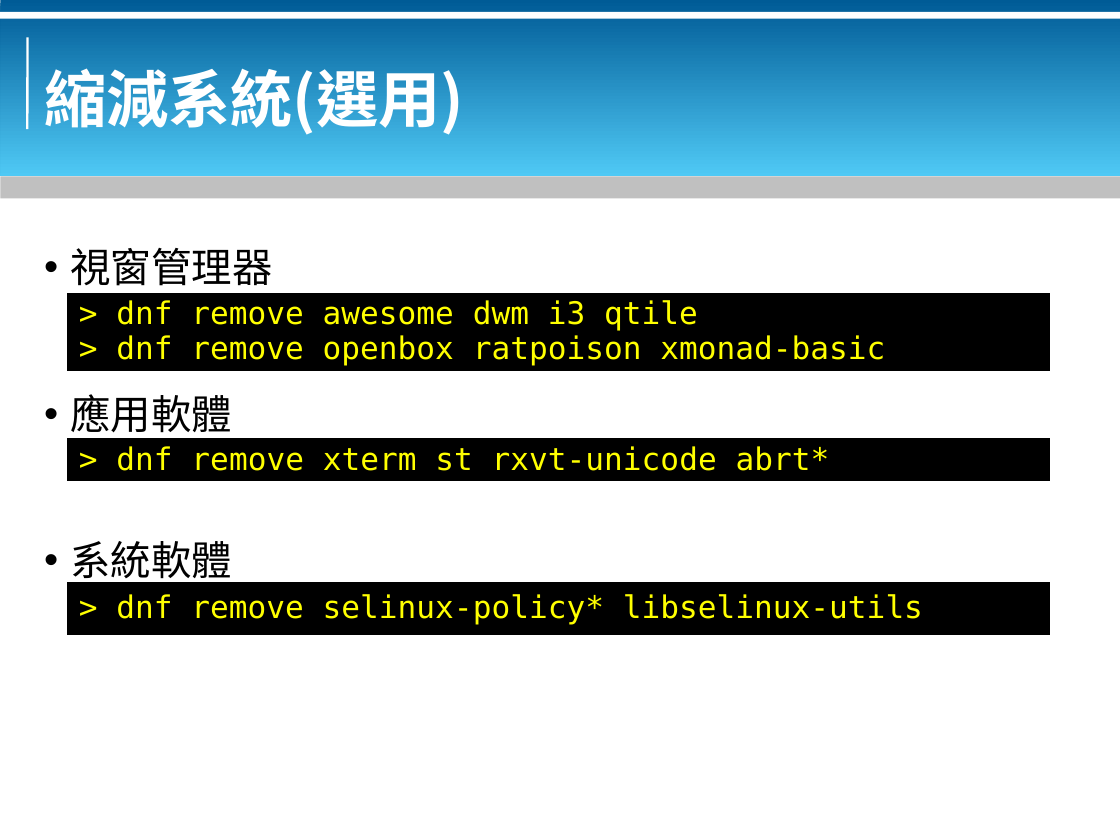
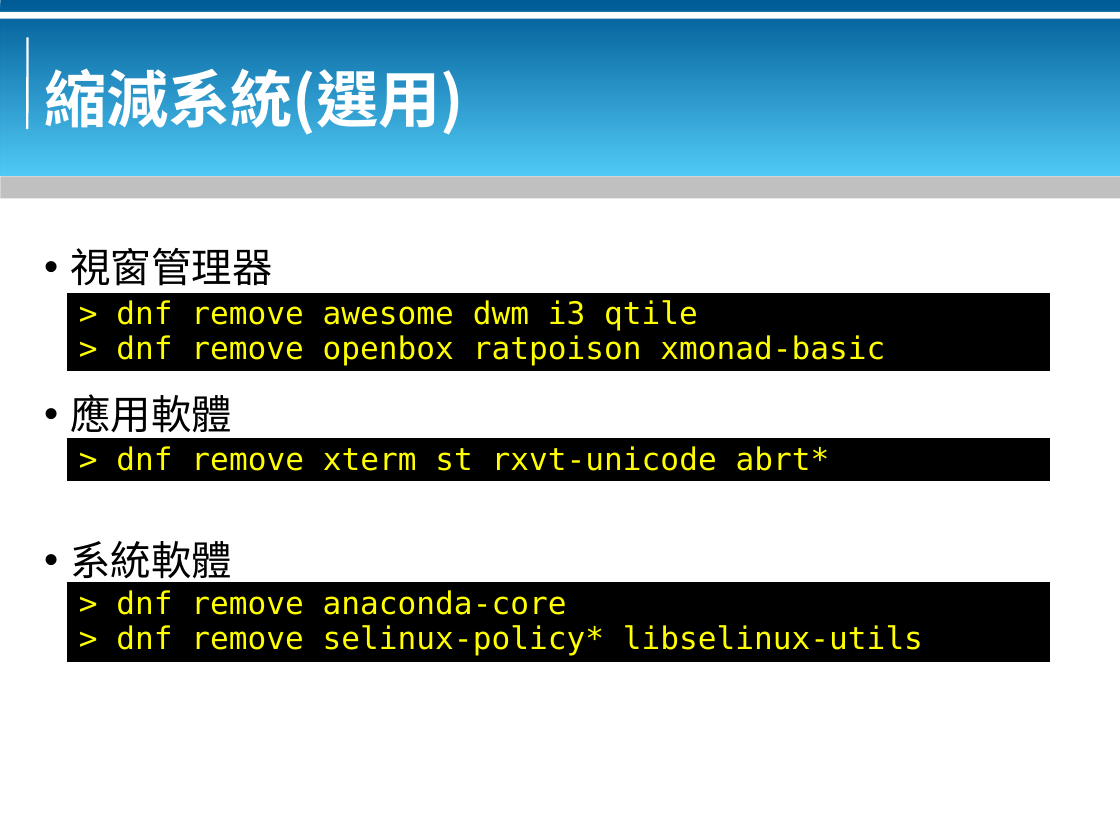
Before and after one commit to bluebat/.presentations, a slide deck: slide 7 of a-thin-and-tiny-session-for-x-window.odp. Drawn at 1120x840 pixels with LibreOffice and Linux fonts; fonts in the diff are those of the drawing; background and template pictures are left out. Boxes give left, top, right and bottom in pixels: in the first picture for what was removed or moved away, otherwise in the second. Text is boxed around its words. In the diff, an @@ line names an element or a change of style, - is before the commit and + after.

```diff
--- a/a-thin-and-tiny-session-for-x-window.odp
+++ b/a-thin-and-tiny-session-for-x-window.odp
@@ rectangle "> dnf remove anaconda-core" resized from (x1=68, y1=582, x2=1049, y2=635) to (x1=68, y1=582, x2=1049, y2=662) @@
@@ text in rectangle at (x1=116, y1=590, x2=567, y2=615): paragraph added @@
+> dnf remove anaconda-core
```
Also in this commit, not shown: 1 other file.
